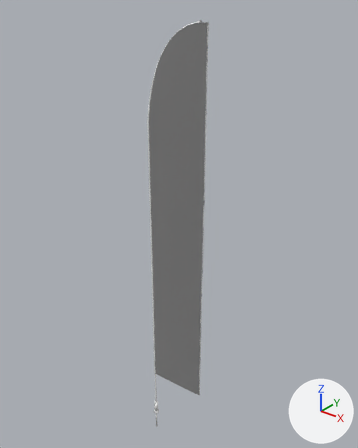
Before and after pictures for a commit that changed the glTF model viewer3d/flag14-double-spike.glb.
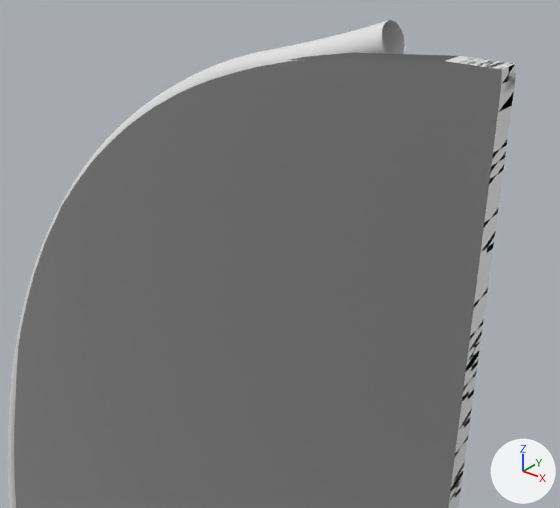
Each version appears first whole from a camera (50 mm lens) standing at (2.781, -3.069, 4.579) and looking at (0.191, 0.17, 2.571), and next in a close-up from a camera (50 mm lens) standing at (0.75, -0.378, 4.413) and looking at (0.524, -0.096, 4.238). The lights are fixed; the arrows at lower right show +X, +Y and +Z. The first two pictures are the older version. Vertices at exactly the same position are counted once.

In view in the first close-up: 'edge', 'pocket', 'side_back', 'side_front'.
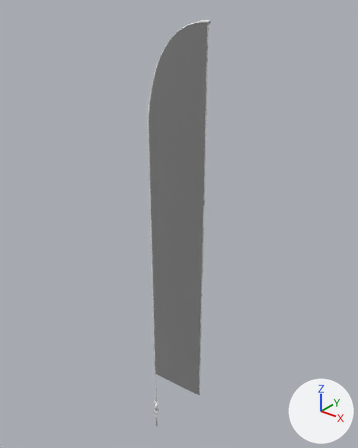
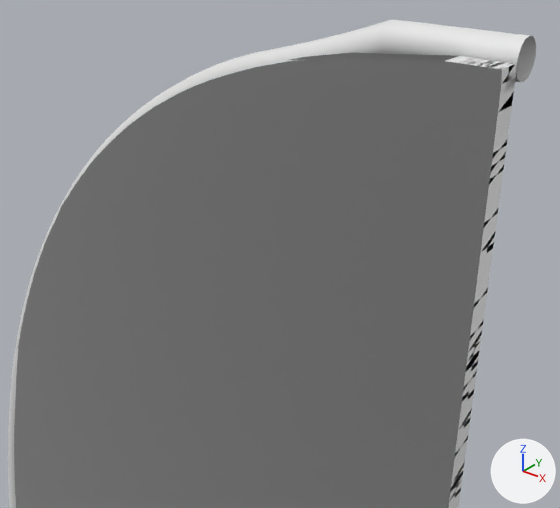
Boxes [x1, y1, x2, y2] around the edits, measured in the close-ups (560 x 508 px):
'pocket', reshaped: before [8, 20, 406, 508]; after [8, 20, 536, 508]
part 1 of me_pocket, built on: before [382, 21, 404, 44]; after [383, 20, 536, 83]

Edits to the bpy script that builds the scene:
```text
Change me_pocket:
    used by ob_pocket; location = (0.0, 0.0, 0.0)
    remove me_pocket.from_pydata(...)  # 11168 vertices, 22304 faces; spans x -0.01..0.53, y -0.01..0.01, z 0.79..4.34
    add me_pocket.from_pydata(...)  # 11264 vertices, 22496 faces; spans x -0.01..0.6, y -0.01..0.01, z 0.79..4.34
    me_pocket part 1
    1 vertex is removed from x 0.52, y 0.01, z 4.34
    5 faces are deleted
    97 vertices are added at x 0.53..0.6, y -0.01..0.01, z 4.32..4.34
    197 new faces join them
```
